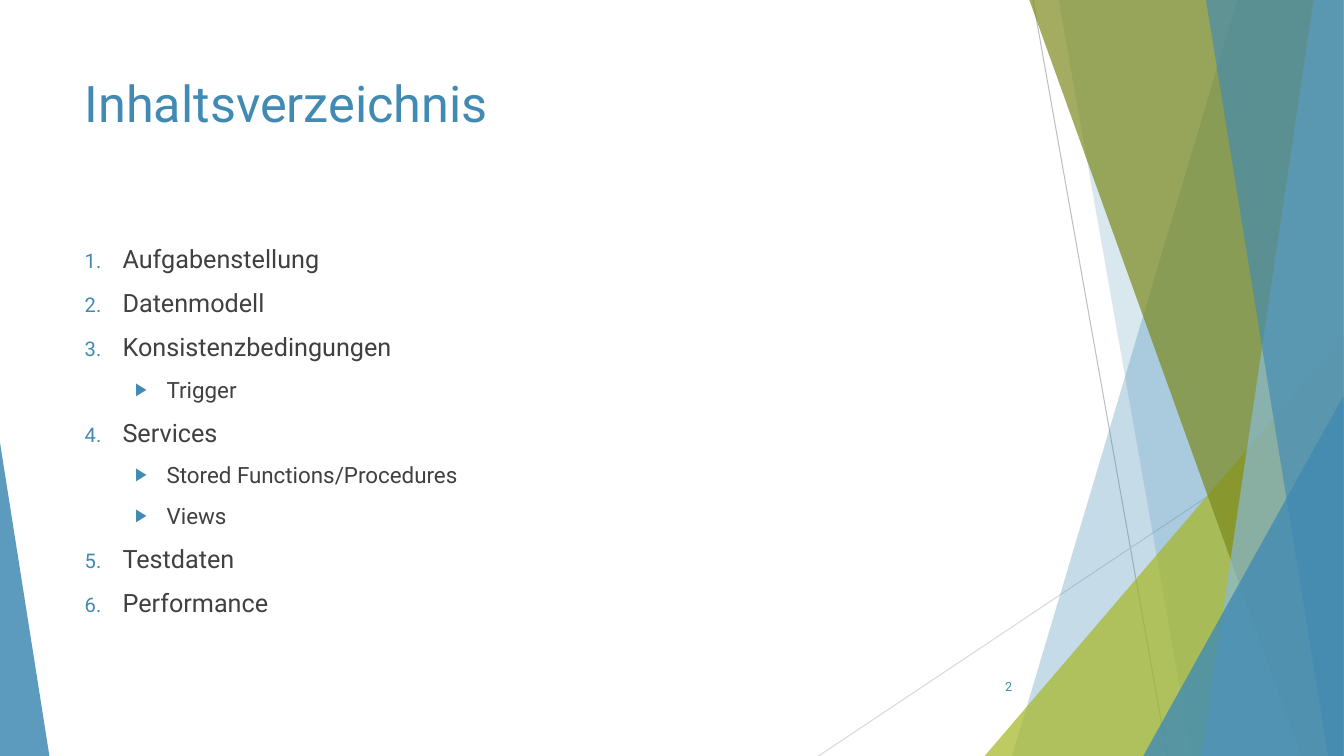
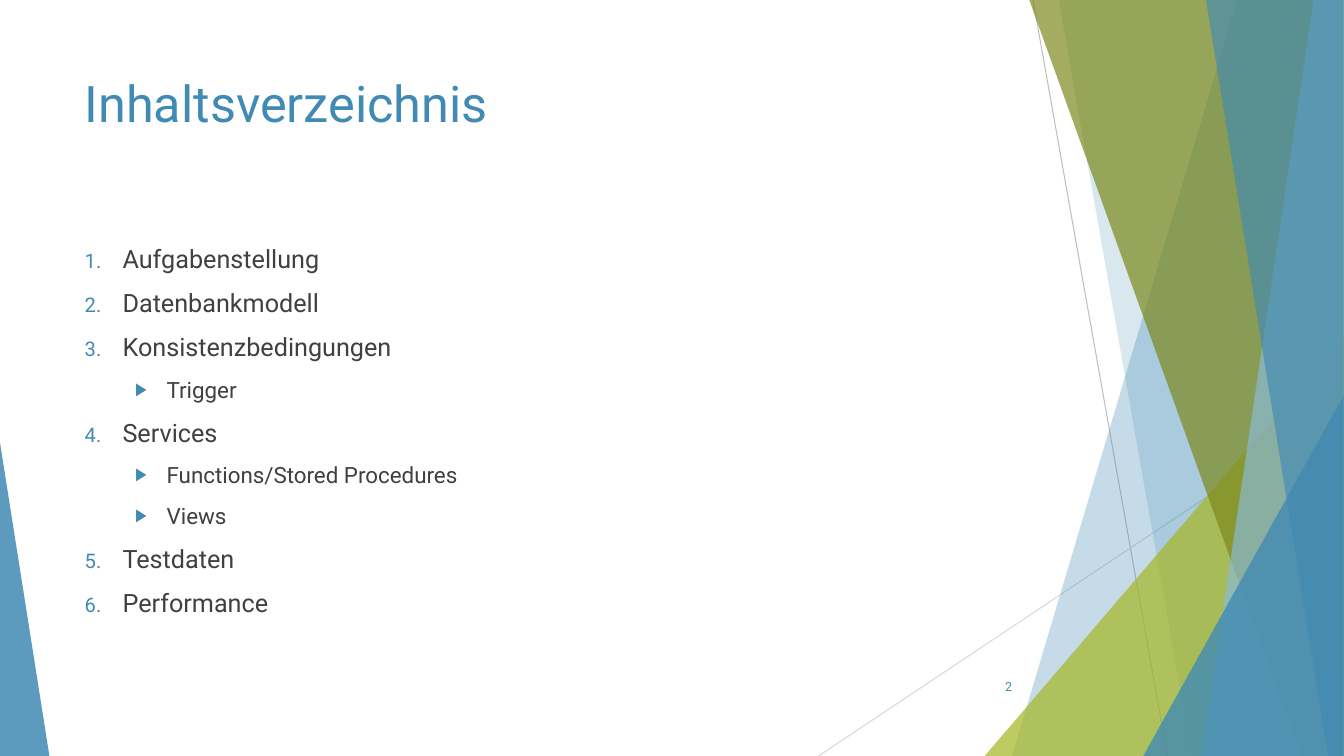
Before and after one commit to ThorbenKonopka/db_WS23_24, a slide deck: slide 2 of Präsentation/Präsentation.pptx. Drawn at 1344x756 pixels with LibreOffice and Linux fonts; fonts in the diff are those of the drawing. Boxes give left, top, right and bottom in pixels: in the first picture for what was removed or moved away, otherwise in the second. Text is boxed around its words. In the diff, an @@ line names an element or a change of style, - is before the commit and + after.

```diff
--- a/Präsentation/Präsentation.pptx
+++ b/Präsentation/Präsentation.pptx
@@ text at (123, 293, 319, 313): text changed @@
-2. Datenmodell
+2. Datenbankmodell
@@ text at (167, 466, 457, 485): text changed @@
-  ▶ Stored Functions/Procedures
+  ▶ Functions/Stored Procedures
```
Also in this commit, not shown: 23 other slides changed, 5 slides added, 3 slides removed.
